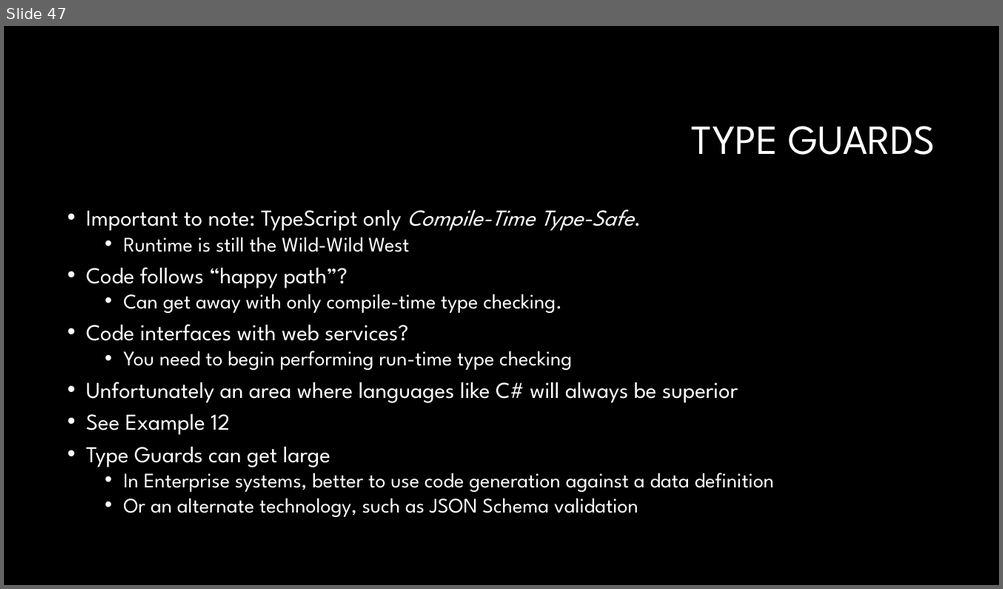
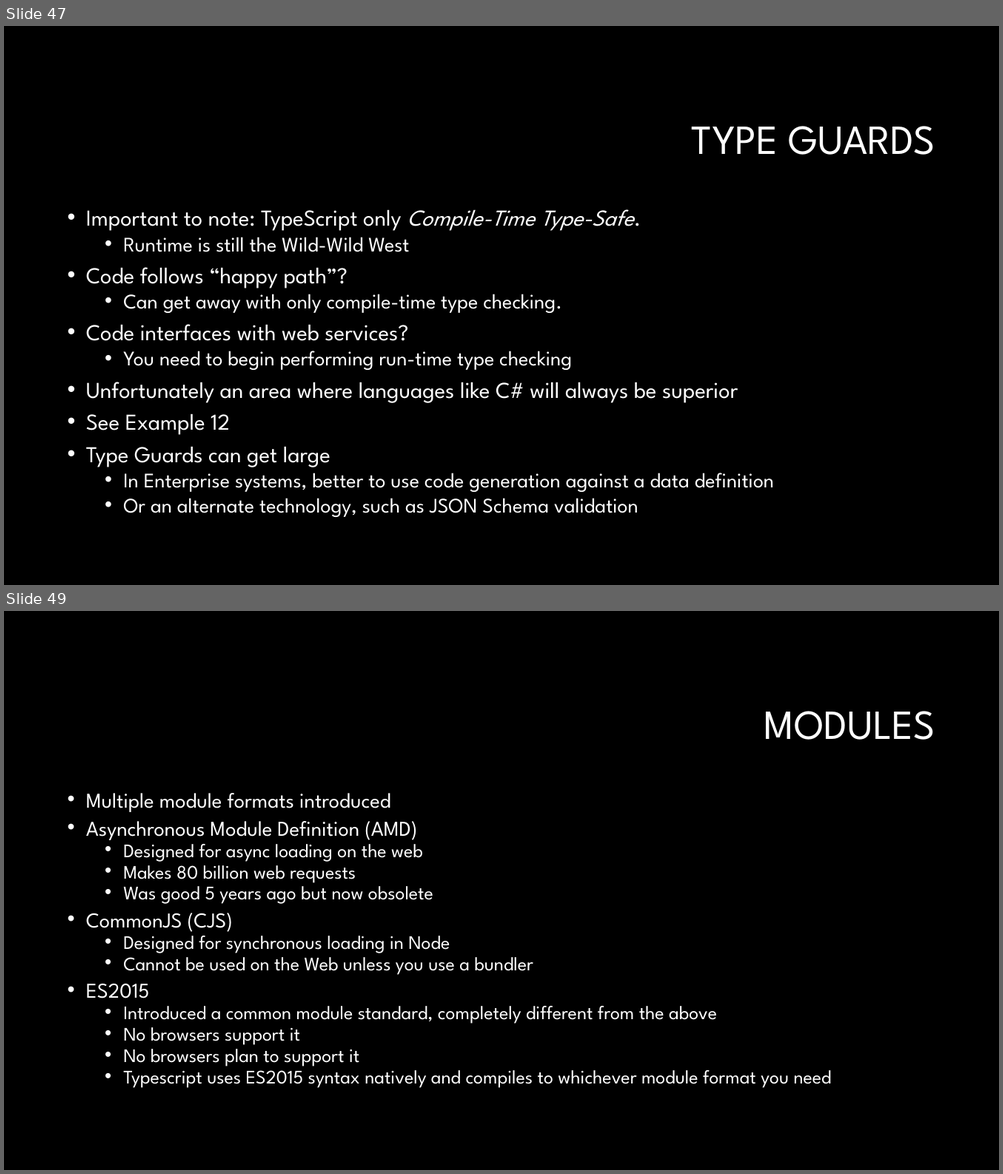
Before and after one commit to RonPenton/intro-to-typescript, a slide deck: Web development with Typescript.pptx. Shown one above the other, each under a label of ours: slide 47 before the commit, slides 47 and 49 after it; the slides between them are not shown. The pictures are 1003x589 and 1003x1174 pixels, drawn with LibreOffice and Linux fonts; fonts in the diff are those of the drawing; background and template pictures are left out. Boxes give left, top, right and bottom in pixels: in the first picture for what was removed or moved away, otherwise in the second. Text is boxed around its words. In the diff, an @@ line names an element or a change of style, - is before the commit and + after.

Commit message:
modules

```diff
--- a/Web development with Typescript.pptx
+++ b/Web development with Typescript.pptx
@@ slide 49 added at <box>4,611,999,1170</box>, background #000000 @@
@@ title added at <box>764,711,935,740</box>, 40 pt, text #FFFFFF @@
+MODULES
@@ text added at <box>86,793,831,1088</box>, 18.5 pt, text #FFFFFF @@
+• Multiple module formats introduced
+• Asynchronous Module Definition (AMD)
+  • Designed for async loading on the web
+  • Makes 80 billion web requests
+  • Was good 5 years ago but now obsolete
+• CommonJS (CJS)
+  • Designed for synchronous loading in Node
+  • Cannot be used on the Web unless you use a bundler
+• ES2015
+  • Introduced a common module standard, completely different from the above
+  • No browsers support it
+  • No browsers plan to support it
+  • Typescript uses ES2015 syntax natively and compiles to whichever module format you need
```
Also in this commit, not shown: 7 other slides added, 10 other files.
